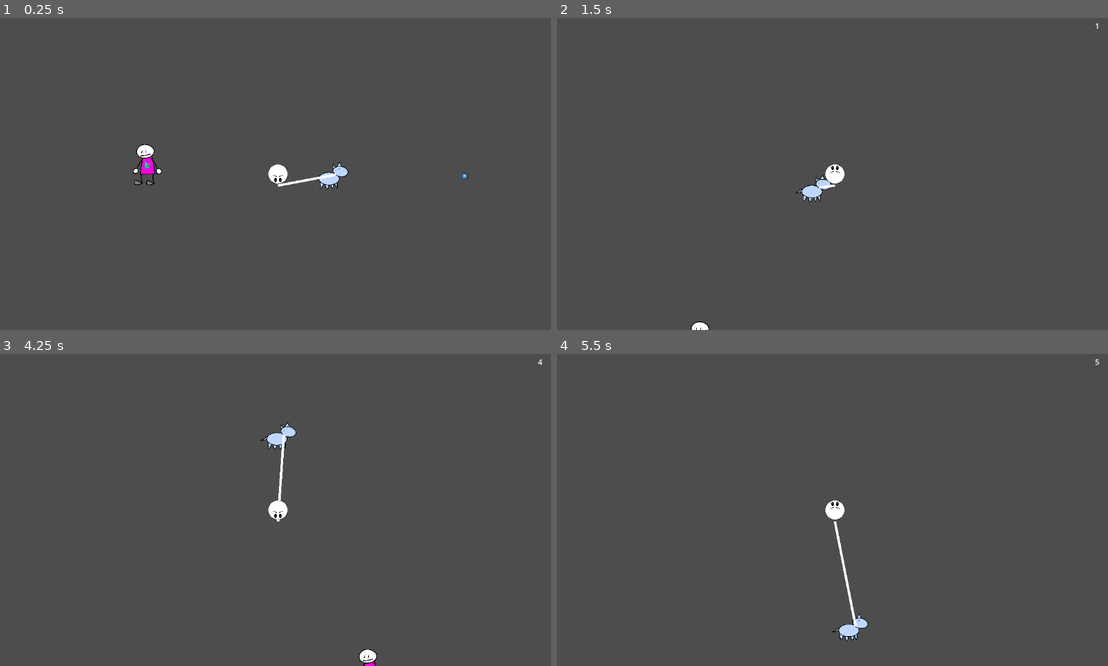
Above: before the commit, frames 1-4 (two rows, left to right).
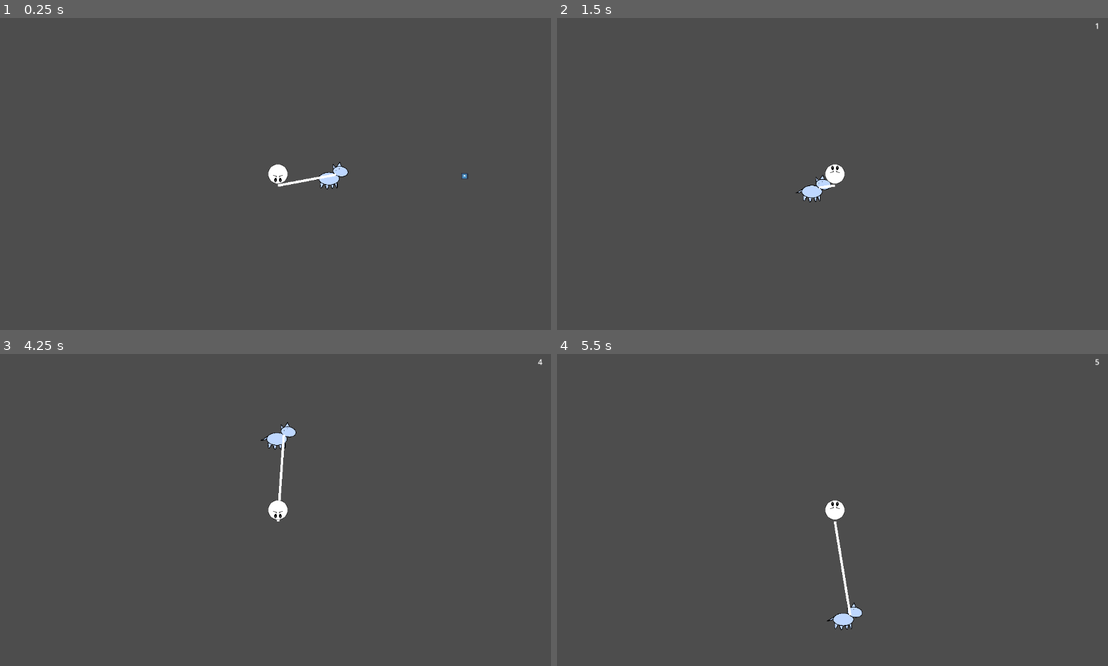
Above: after the commit, the same moments.

Repository: RandomPuddles/Un-Leashed
Game: Godot game, scene res://Scenes/main.tscn
The game is run twice, just before and just after one commit, with the same random seed, the same clock (stepped at 60 frames per second) and the same inputs. This scene is started directly instead of the project's main scene. The engine's default icon, where the game draws it, is replaced by a stand-in: a white triangle on a blue panel in a dark square.
Inputs (mouse positions are in pixels of both pictures, inside the frame that each line leads up to):
- Up to frame 1 (0.25 s): no input
- Up to frame 2 (1.5 s): move the mouse to (804, 236) at 0.52 s; hold W (up) from 0.53 s (still down); tap Shift (dash) at 0.6 s; move the mouse to (1003, 220) at 1.27 s; click (1003, 220) at 1.35 s
- Up to frame 3 (4.25 s): move the mouse to (110, 463) at 2.02 s; release W (up) at 2.03 s; hold A (left) 2.03-3.53 s; tap Shift (dash) at 2.1, 3.6 s; move the mouse to (303, 510) at 2.77 s; click (303, 510) at 2.85 s; move the mouse to (192, 432) at 3.52 s; hold S (down) from 3.53 s (still down)
- Up to frame 4 (5.5 s): move the mouse to (959, 494) at 4.27 s; release S (down) at 4.28 s; hold D (right) 4.28-5.03 s; click (959, 494) at 4.35 s; move the mouse to (722, 525) at 5.02 s; hold W (up) from 5.03 s (still down); tap Shift (dash) at 5.1 s

The runs differ from the first frame. In frame 1, 0.3% of the frame differs, in the area x 24-30%, y 40-54%; in frame 2, less than 0.1%; in frame 3, 0.1%; in frame 4, 0.6%, in the area x 48-57%, y 54-92%.

Commit message:
Working on Petter

Diff:
--- a/un-leashed/Scenes/Interests/petter.tscn
+++ b/un-leashed/Scenes/Interests/petter.tscn
@@ -1,19 +1,21 @@
 [gd_scene format=3 uid="uid://did5jduk4dkcq"]
 
 [ext_resource type="Texture2D" uid="uid://drnjsxoi26k8g" path="res://Assets/squirrel_placeholder.png" id="1_iv3gi"]
+[ext_resource type="Script" uid="uid://bshvxkknrtk7k" path="res://Scripts/petter.gd" id="1_wnsyb"]
 
 [sub_resource type="CapsuleShape2D" id="CapsuleShape2D_qccgy"]
 radius = 24.0
 height = 122.0
 
 [sub_resource type="CircleShape2D" id="CircleShape2D_qccgy"]
-radius = 360.02222
+radius = 757.44635
 
 [sub_resource type="CapsuleShape2D" id="CapsuleShape2D_llthp"]
 radius = 31.0
 height = 142.0
 
-[node name="Node2D" type="CharacterBody2D" unique_id=1799454016]
+[node name="Node2D" type="RigidBody2D" unique_id=1814147571 groups=["Interest"]]
+script = ExtResource("1_wnsyb")
 
 [node name="Sprite2D" type="Sprite2D" parent="." unique_id=1649314863]
 rotation = 1.5707964
@@ -33,3 +35,5 @@
 
 [node name="CollisionShape2D" type="CollisionShape2D" parent="." unique_id=497278189]
 shape = SubResource("CapsuleShape2D_llthp")
+
+[node name="Timer" type="Timer" parent="." unique_id=1453906286]
--- a/un-leashed/Scenes/dog.tscn
+++ b/un-leashed/Scenes/dog.tscn
@@ -15,7 +15,7 @@
 [sub_resource type="CircleShape2D" id="CircleShape2D_bno1h"]
 radius = 50.0
 
-[node name="Node2D" type="RigidBody2D" unique_id=1030532302]
+[node name="Node2D" type="RigidBody2D" unique_id=1030532302 groups=["Dog"]]
 gravity_scale = 0.0
 lock_rotation = true
 linear_damp_mode = 1
--- a/un-leashed/Scenes/main.tscn
+++ b/un-leashed/Scenes/main.tscn
@@ -5,7 +5,7 @@
 [ext_resource type="PackedScene" uid="uid://dww64vyks0ygg" path="res://Scenes/testObjectOfInterest.tscn" id="3_8gbba"]
 [ext_resource type="PackedScene" uid="uid://cc8vmip1lqpv8" path="res://Scenes/leash.tscn" id="4_jjvhh"]
 [ext_resource type="PackedScene" uid="uid://b056lyj2kjo7s" path="res://Scenes/levelTimer.tscn" id="5_kry3j"]
-[ext_resource type="PackedScene" uid="uid://dj2j6hjvecc1o" path="res://Scenes/Interests/victim.tscn" id="6_21xkr"]
+[ext_resource type="PackedScene" uid="uid://did5jduk4dkcq" path="res://Scenes/Interests/petter.tscn" id="6_21xkr"]
 
 [node name="Node2D2" type="Node2D" unique_id=91032526]
 
@@ -31,5 +31,5 @@
 
 [node name="YankTimer" type="Timer" parent="." unique_id=1625220426]
 
-[node name="Node2D2" parent="." unique_id=1994745873 instance=ExtResource("6_21xkr")]
-position = Vector2(262, 341)
+[node name="Node2D" parent="." unique_id=1814147571 instance=ExtResource("6_21xkr")]
+position = Vector2(-151, 319)
--- /dev/null
+++ b/un-leashed/Scripts/petter.gd
@@ -0,0 +1,72 @@
+extends RigidBody2D
+
+@onready var detection_area: Area2D = $DetectionArea
+
+@export var walkForce: float = 50.0
+@export var runForce: float = 1000.0
+@export var maxSpeed: float = 2000.0
+
+var interested: bool = false # true if the dog is running at a thing of interest
+var targetInterest: Node2D # thing of interest dog is running at
+
+var direction: Vector2
+@onready var timer: Timer = $Timer
+
+func _ready() -> void:
+	detection_area.body_entered.connect(onInterest)
+	detection_area.body_exited.connect(onInterestGone)
+	timer.timeout.connect(onTimeout)
+	randTimeStart()
+	randomDirection()
+
+func _physics_process(_delta: float) -> void:
+	if interested and not is_instance_valid(targetInterest):
+		interested = false
+		targetInterest = null
+		randomDirection()
+		randTimeStart()
+		return
+	# Run at target if interested
+	if interested and linear_velocity.length() < maxSpeed:
+		direction = (targetInterest.global_position - global_position).normalized() # get direction towards target
+		apply_central_force(direction * runForce)
+	# Continuously apply force in the dog's current direction
+	if !interested and linear_velocity.length() < maxSpeed:
+		apply_central_force(direction * walkForce)
+
+# Choose a random direction for the dog to wander
+func randomDirection() -> void:
+	direction = Vector2(randf_range(-1.0, 1.0), randf_range(-1.0, 1.0)).normalized()
+
+# Start the timer with a random duration between 2 and 5 seconds
+func randTimeStart() -> void:
+	timer.start(randf_range(2.0, 5.0))
+
+# Called when the timer finishes
+func onTimeout() -> void:
+	randomDirection() # Pick a new direction
+	randTimeStart() # Restart the timer
+
+# Called when dog sees thing of interest
+func onInterest(body: Node2D):
+	# Ignore new interest if already targeting something
+	if body.is_in_group("Dog"):
+		timer.stop()
+		interested = true
+		targetInterest = body
+
+# Called when interest leaves range. Checks for new interest to run at
+func onInterestGone(argbody: Node2D):
+	# Ignore if the body that left range isn't the target body
+	if argbody != targetInterest:
+		return
+	# Look for new interest in range
+	for nodebody in detection_area.get_overlapping_bodies():
+		if nodebody is Node2D and nodebody.is_in_group("Dog"):
+			onInterest(nodebody) # victim retargets
+			return
+	# Resume meandering if no interests remain
+	interested = false
+	targetInterest = null
+	randTimeStart()
+	randomDirection()
--- a/un-leashed/project.godot
+++ b/un-leashed/project.godot
@@ -18,6 +18,7 @@
 [global_group]
 
 Interest="Creatures/Objects the dog runs at"
+Dog="The dog :D"
 
 [input]
 
Not shown, added: un-leashed/Scripts/petter.gd.uid
